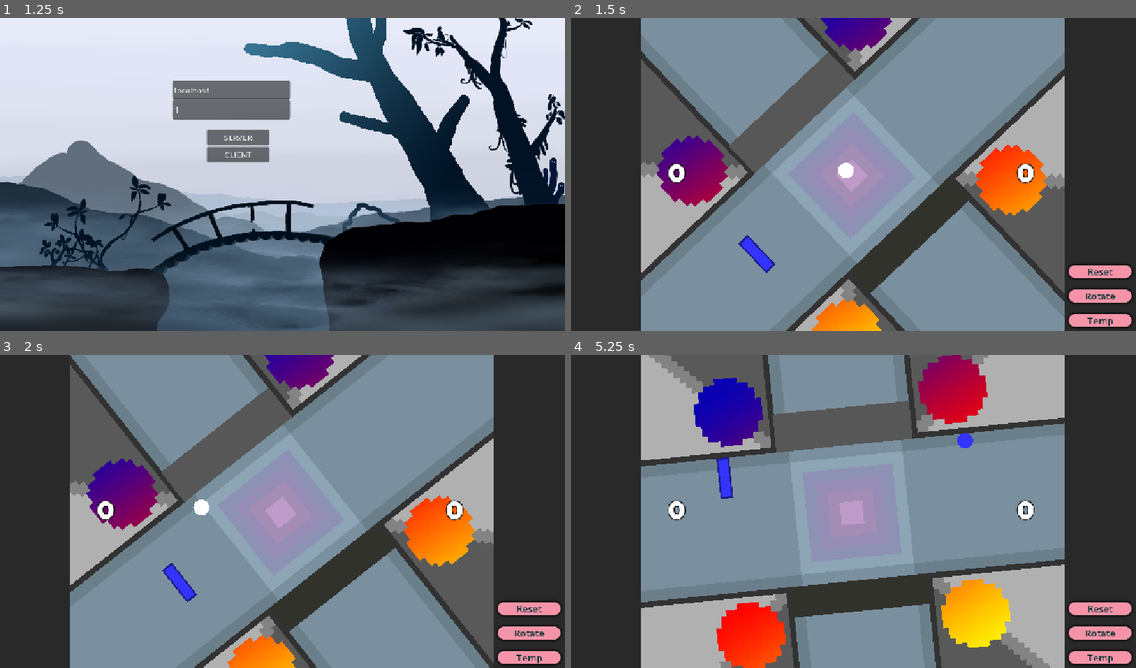
Above: before the commit, frames 1-4 (two rows, left to right).
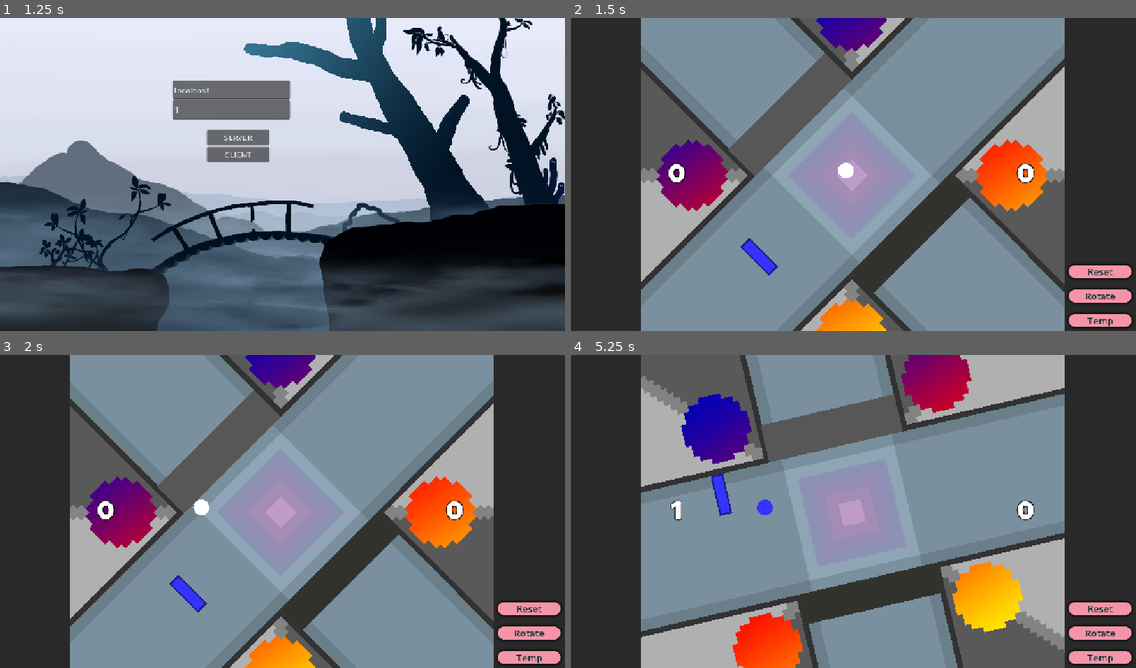
Above: after the commit, the same moments.

Repository: OskarSJ1337/GodotGame
Game: Godot game, scene res://scenes/menus/main_menu.tscn
Two runs of this game, one before a commit and one after it. Both use one fixed random seed, a clock stepped at 60 frames per second and the inputs below.
Inputs (mouse positions are in pixels of both pictures, inside the frame that each line leads up to):
- Up to frame 1 (1.25 s): click "Start" at 0.5 s
- Up to frame 2 (1.5 s): click "CLIENT" at 1.25 s
- Up to frame 3 (2 s): no input
- Up to frame 4 (5.25 s): click "Rotate" at 2 s; move the mouse to (977, 495) at 2.77 s; hold W (up) 2.78-3.53 s; move the mouse to (740, 527) at 3.52 s; hold S (down) 3.53-4.28 s; move the mouse to (910, 442) at 4.27 s; hold W (up) from 4.28 s (still down); move the mouse to (825, 574) at 5.02 s

Frame 1 is identical in both runs. In frame 2, 6.2% of the frame differs, in the area x 12-88%, y 0-100%; in frame 3, 17%; in frame 4, 21%.

Commit message:
Added so the rotation is toggleable

Diff:
--- a/scripts/components/rotating_borders.gd
+++ b/scripts/components/rotating_borders.gd
@@ -3,12 +3,14 @@
 
 @export var rotation_speed: float = 10.0
 
-# Called when the node enters the scene tree for the first time.
-func _ready():
-	pass # Replace with function body.
+var is_rotating: bool = false
 
+func _ready() -> void:
+	$"../VBoxContainer/Rotate".pressed.connect(_on_rotate_pressed)
 
-# Called every frame. 'delta' is the elapsed time since the previous frame.
-func _process(delta):
-	rotation += deg_to_rad(rotation_speed) * delta
-	#$"../VBoxContainer/Rotate"
+func _on_rotate_pressed() -> void:
+	is_rotating = not is_rotating
+
+func _process(delta: float) -> void:
+	if is_rotating:
+		rotation += deg_to_rad(rotation_speed) * delta
